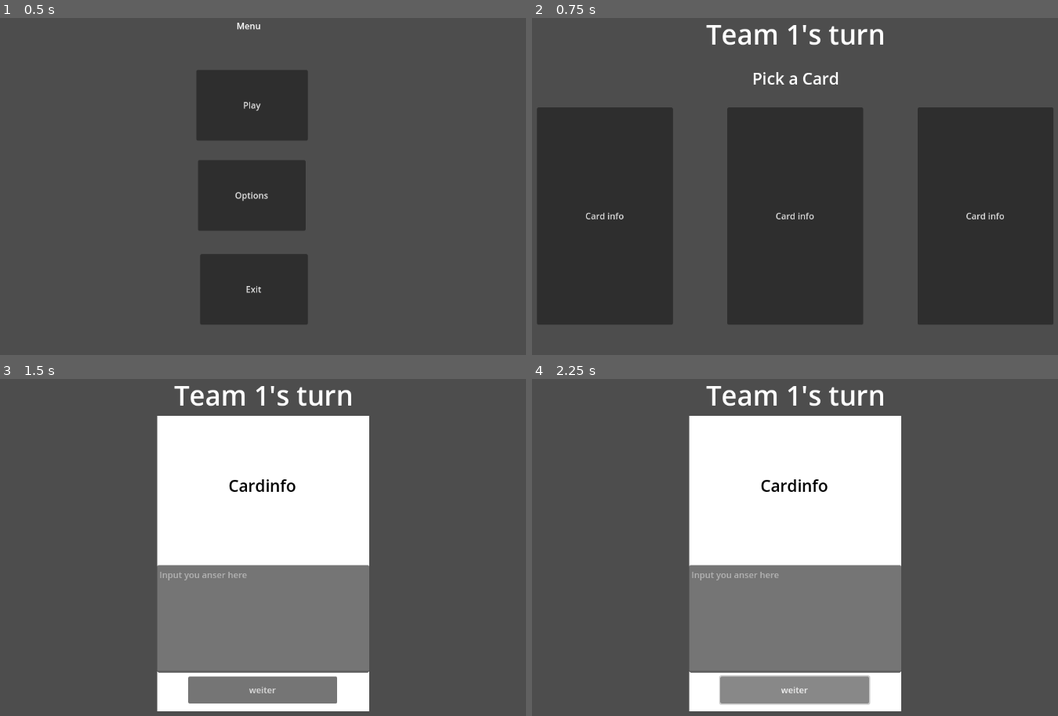
Above: before the commit, frames 1-4 (two rows, left to right).
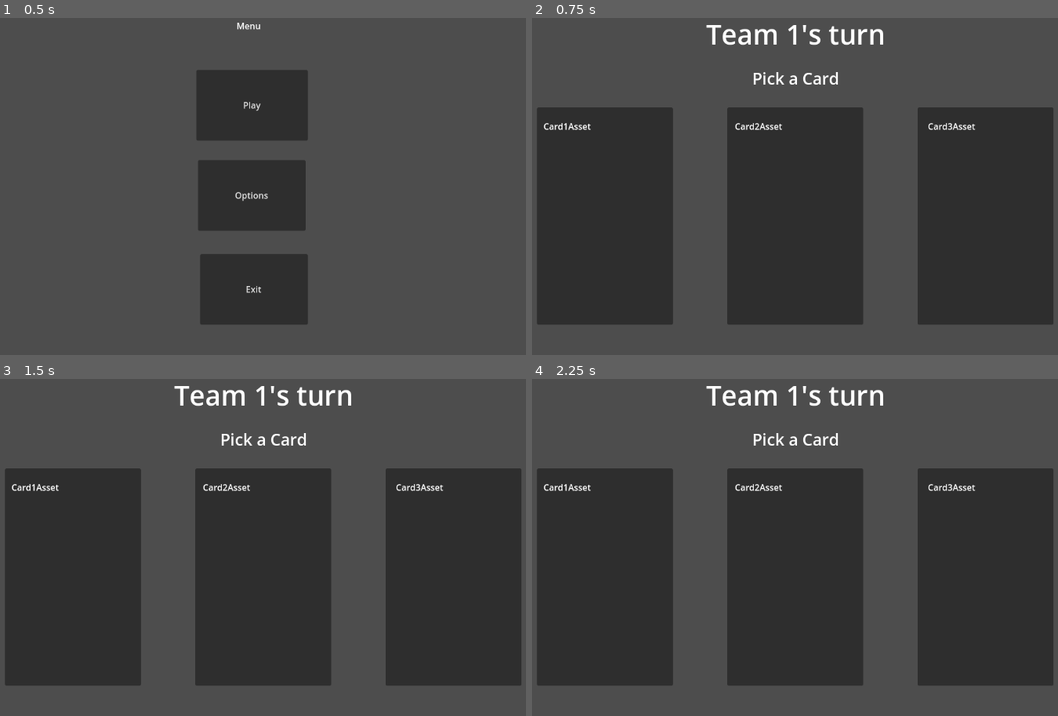
Above: after the commit, the same moments.

Repository: bastifpv/Giggle-o-Meter
Game: Godot game, scene res://scenes/menu.tscn
Two runs of this game, one before a commit and one after it. Both use one fixed random seed, a clock stepped at 60 frames per second and the inputs below.
Inputs (mouse positions are in pixels of both pictures, inside the frame that each line leads up to):
- Up to frame 1 (0.5 s): no input
- Up to frame 2 (0.75 s): click "Play" at 0.5 s
- Up to frame 3 (1.5 s): click "Card info" (after the commit: "Card1Asset") at 1.25 s
- Up to frame 4 (2.25 s): click (795, 689) at 2 s, where only the run before the commit has a clickable "weiter"

Frame 1 is identical in both runs. In frame 2, 0.5% of the frame differs, in the area x 2-90%, y 31-60%; in frame 3, 68%, in the area x 1-100%, y 10-99%; in frame 4, 68%.
Error after the commit: Parse Error: Could not find type "SQLite" in the current scope. (res://scripts/database.gd:3)

Commit message:
Content: Added sqlite database and content loading in card scene

Diff:
--- a/project.godot
+++ b/project.godot
@@ -17,9 +17,8 @@
 
 [audio]
 
+general/text_to_speech=true
 driver/enable_input=true
-general/text_to_speech=true
-
 
 [autoload]
 
--- a/scenes/team_turn.tscn
+++ b/scenes/team_turn.tscn
@@ -9,10 +9,6 @@
 font_size = 30
 
 [sub_resource type="CanvasTexture" id="CanvasTexture_7cgrp"]
-
-[sub_resource type="LabelSettings" id="LabelSettings_66ste"]
-font_size = 30
-font_color = Color(0, 0, 0, 1)
 
 [node name="TeamTurn" type="Node2D"]
 script = ExtResource("1_oypoc")
@@ -47,15 +43,14 @@
 offset_bottom = 632.0
 texture = SubResource("CanvasTexture_7cgrp")
 
-[node name="Label" type="Label" parent="CanvasLayer/SelectedCard/TextureRect"]
+[node name="SelectedCardInfoRichTextLabel" type="RichTextLabel" parent="CanvasLayer/SelectedCard/TextureRect"]
 layout_mode = 0
-offset_left = -1.0
-offset_right = 389.0
-offset_bottom = 257.0
-text = "Cardinfo"
-label_settings = SubResource("LabelSettings_66ste")
-horizontal_alignment = 1
-vertical_alignment = 1
+offset_left = 26.0
+offset_top = 22.0
+offset_right = 366.0
+offset_bottom = 249.0
+bbcode_enabled = true
+text = "[color=black]Asset[/color]"
 
 [node name="UserInputField" type="TextEdit" parent="CanvasLayer/SelectedCard/TextureRect"]
 layout_mode = 0
@@ -79,21 +74,40 @@
 offset_top = 185.0
 offset_right = 350.0
 offset_bottom = 585.0
-text = "Card info"
+
+[node name="Card1RichTextLabel" type="RichTextLabel" parent="CanvasLayer/Cards/Card1"]
+layout_mode = 0
+offset_left = 12.0
+offset_top = 23.0
+offset_right = 236.0
+offset_bottom = 319.0
+text = "Card1Asset"
 
 [node name="Card2" type="Button" parent="CanvasLayer/Cards"]
 offset_left = 450.0
 offset_top = 185.0
 offset_right = 700.0
 offset_bottom = 585.0
-text = "Card info"
+
+[node name="Card2RichTextLabel" type="RichTextLabel" parent="CanvasLayer/Cards/Card2"]
+offset_left = 14.0
+offset_top = 23.0
+offset_right = 238.0
+offset_bottom = 319.0
+text = "Card2Asset"
 
 [node name="Card3" type="Button" parent="CanvasLayer/Cards"]
 offset_left = 800.0
 offset_top = 185.0
 offset_right = 1050.0
 offset_bottom = 585.0
-text = "Card info"
+
+[node name="Card3RichTextLabel" type="RichTextLabel" parent="CanvasLayer/Cards/Card3"]
+offset_left = 19.0
+offset_top = 23.0
+offset_right = 232.0
+offset_bottom = 311.0
+text = "Card3Asset"
 
 [connection signal="pressed" from="CanvasLayer/SelectedCard/TextureRect/Button" to="." method="_on_button_confirm_round_pressed"]
 [connection signal="pressed" from="CanvasLayer/Cards/Card1" to="." method="_on_card_1_pressed"]
--- /dev/null
+++ b/scripts/database.gd
@@ -0,0 +1,31 @@
+extends Node
+
+var db : SQLite = null
+
+const verbosity_level : int = SQLite.VERBOSE
+
+var db_name := "res://data/cards"
+
+func sql_query(query):
+	db = SQLite.new()
+	db.path = db_name
+	db.open_db()
+
+	# Do a normal query
+	db.query(query)
+	#print(db.query_result)
+
+	# Close the current database
+	db.close_db()
+
+	return db.query_result
+
+func get_card_info(cardID):
+	var cardInfo = sql_query("SELECT * FROM cards WHERE cardID = " + str(cardID) + ";")
+	#print(cardInfo)
+	return cardInfo
+
+func pick_random_cards():
+	var cards = sql_query("SELECT * FROM cards ORDER BY RANDOM() LIMIT 3;")
+	#print(cards)
+	return cards
--- a/scripts/team_turn.gd
+++ b/scripts/team_turn.gd
@@ -1,4 +1,13 @@
 extends Node2D
+
+var database = load("res://scripts/database.gd").new()
+
+# get random 3 cards
+var cards = database.pick_random_cards()
+var cardData1 = cards[0]
+var cardData2 = cards[1]
+var cardData3 = cards[2]
+
 
 var dict = {}
 var selectedCardID = 0
@@ -9,13 +18,19 @@
 
 
 
+	$CanvasLayer/Cards/Card1/Card1RichTextLabel.text = str(cardData1["asset"])
+	$CanvasLayer/Cards/Card2/Card2RichTextLabel.text = str(cardData2["asset"])
+	$CanvasLayer/Cards/Card3/Card3RichTextLabel.text = str(cardData3["asset"])
+
 func card_pressed():
 	$CanvasLayer/Cards.visible = false
 	$CanvasLayer/PickACard.visible = false
 	$CanvasLayer/SelectedCard.visible = true
 
+	$CanvasLayer/SelectedCard/TextureRect/SelectedCardInfoRichTextLabel.text = "[color=black]" + str(database.get_card_info(selectedCardID)[0]["asset"]) + "[/color]"
+
 func _on_card_1_pressed():
-	selectedCardID = 1
+	selectedCardID = cardData1["cardID"]
 	card_pressed()
 	print('press card 1')
 	pass # Replace with function body.
@@ -23,14 +38,14 @@
 
 func _on_card_2_pressed():
 
-	selectedCardID = 2
+	selectedCardID = cardData2["cardID"]
 	card_pressed()
 	print('press card 2')
 	pass # Replace with function body.
 
 
 func _on_card_3_pressed():
-	selectedCardID = 3
+	selectedCardID = cardData3["cardID"]
 	card_pressed()
 	print('press card 3')
 	pass # Replace with function body.
Not shown, added: addons/godot-sqlite/godot-sqlite.gd
Not shown, added: addons/godot-sqlite/plugin.cfg
Not shown: 1 places in scenes/team_turn.tscn that only renumber resources
Not shown, added: addons/godot-sqlite/LICENSE.md
Not shown, added: addons/godot-sqlite/gdsqlite.gdextension
Not shown, added: data/cards.db
